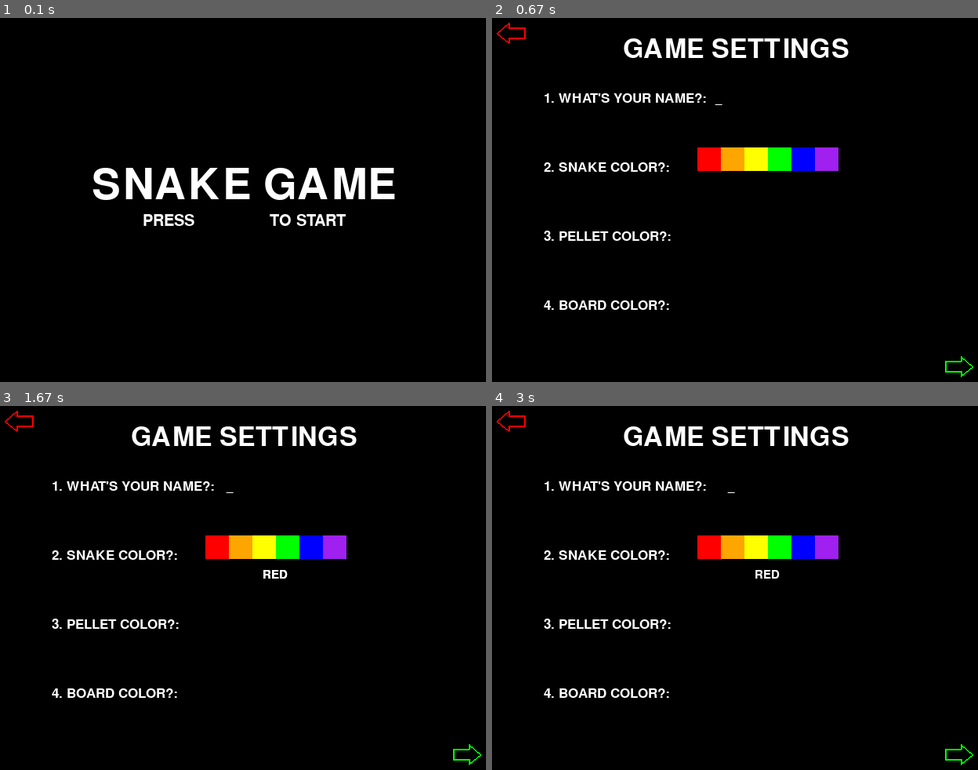
Above: before the commit, frames 1-4 (two rows, left to right).
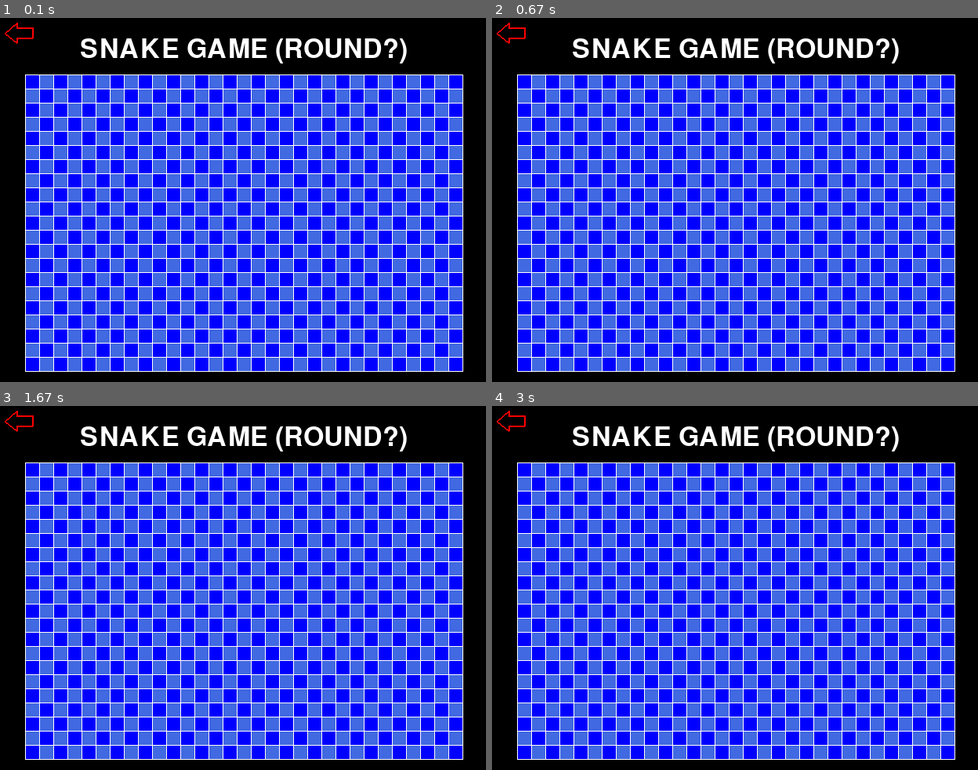
Above: after the commit, the same moments.

Repository: alexsavino/walmart_retro_snake
Game: pygame game, started from pygame_snake.py
Same seed, same stepped clock (60 frames per second), same inputs: the game is played once before the commit and once after it.
Inputs (mouse positions are in pixels of both pictures, inside the frame that each line leads up to):
- Up to frame 1 (0.1 s): no input
- Up to frame 2 (0.67 s): tap Space at 0.33 s
- Up to frame 3 (1.67 s): click (218, 547) at 0.72 s; tap Space at 1.07, 1.37 s; tap Backspace at 1.57 s
- Up to frame 4 (3 s): click (569, 708) at 1.95 s; tap Space at 2.3, 2.63, 2.93 s

The runs differ from the first frame. In frame 1, 75% of the frame differs, in the area x 0-96%, y 1-98%; in frame 2, 76%, in the area x 5-100%, y 5-99%; in frame 3, 76%; in frame 4, 76%.

Commit message:
update
this is the one that has information about the white lines throughout the snake board!

Diff:
--- a/pygame_snake.py
+++ b/pygame_snake.py
@@ -1,6 +1,13 @@
+#@@@@@@@@@@@@@@@@@@@@@@@@@@@@@@@@@@@@@@@@@@@@@@@@@@@@@@@@@@@@@@@@@@@@@@@@@@@@@@@@@@@@@@@@@@@@@@@@@@@@@@@@@@@@@@@@@@@@@@@@@@@@@@@@@@@@@@@@@@@@@
+# -*- coding: utf-8 -*-
+# @Date:    2023-05-23 12:07:44
+# @Author:  ALEXANDRA SAVINO
+# @Email:   avs2167@barnard.edu
+
 import pygame as pyg
 from pygame.locals import *
 import numpy as np
+import random as rand
 '''
 import sys
 sys.stdout = open('output.log', 'w')
@@ -21,7 +28,7 @@
 #PREVIOUS_PAGE = title_screen # is this format / connection builder im rly gonna use?
 
 
-
+#@@@@@@@@@@@@@@@@@@@@@@@@@@@@@@@@@@@@@@@@@@@@@@@@@@@@@@@@@@@@@@@@@@@@@@@@@@@@@@@@@@@@@@@@@@@@@@@@@@@@@@@@@@@@@@@@@@@@@@@@@@@@@@@@@@@@@@@@@@@@@
 # FUNCTIONS THAT RELATE THE SCREENS...
 def back_arrow():
     arrow_color = 'red'
@@ -80,11 +87,61 @@
         p1x, p1y = p2x, p2y
     return inside
 
-hovered_color = None
-# CREATING SCREEN CONDITIONS...
+
+def color_bar_caption(color, q_top):
+    color_width = 360
+    color_height_adj = 33
+    color_height = q_top + color_height_adj
+    color_rect = color.get_rect(center=(color_width, color_height))
+    screen.blit(color, color_rect)
+
+
+def color_bar_system(q_rect, q_top, line_identifier):
+    global hovered_colors
+
+    color_options = ['RED', 'ORANGE', 'YELLOW', 'GREEN', 'BLUE', 'PURPLE']
+
+    for color_index in range(len(color_options)):
+        # DRAWING THE COLORED RECTANGLES...
+        color_box_width = 30
+        color_box_x = q_rect.right + 30 + (color_index * color_box_width)
+        color_box_height_adj = -17
+        color_box_y = q_top + color_box_height_adj
+        given_box = pyg.Rect(color_box_x, color_box_y, color_box_width, color_box_width)
+        pyg.draw.rect(screen, color_options[color_index], given_box)
+
+        # TO SEE IF THE MOUSE IS HOVERING OVER EACH BOX...
+        if given_box.collidepoint(mouse_pos):
+            color = a_font.render(str(color_options[color_index]), True, gen_col)
+            color_bar_caption(color, q_top)
+            hovered_colors[line_identifier] = color_options[color_index]
+
+            # Draw rectangle around the hovered box
+            pyg.draw.rect(screen, gen_col, given_box, width=2)
+
+    if line_identifier in hovered_colors:
+        color = a_font.render(str(hovered_colors[line_identifier]), True, gen_col)
+        color_bar_caption(color, q_top)
+
+        # Draw rectangle around the last hovered box
+        last_hovered_box_index = color_options.index(hovered_colors[line_identifier])
+        last_hovered_box_x = q_rect.right + 30 + (last_hovered_box_index * color_box_width)
+        last_hovered_box_y = q_top + color_box_height_adj
+        last_hovered_box = pyg.Rect(last_hovered_box_x, last_hovered_box_y, color_box_width, color_box_width)
+        pyg.draw.rect(screen, gen_col, last_hovered_box, width=2)
+
+hovered_colors = {}
+
+
+
+
+#@@@@@@@@@@@@@@@@@@@@@@@@@@@@@@@@@@@@@@@@@@@@@@@@@@@@@@@@@@@@@@@@@@@@@@@@@@@@@@@@@@@@@@@@@@@@@@@@@@@@@@@@@@@@@@@@@@@@@@@@@@@@@@@@@@@@@@@@@@@@@
 # PRIMARY GAME LOOP...
 while True:
-#@@@@@@@@@@@@@@@@@@@@@@@@@@@@@@@@@@@@@@@@@@@@@@@@@@@@@@@@@@@@@@@@@@@@@@@@@@@@@@@@@@@@@@@@@@@@@@@@@@@@@@@@@@@@@@@@@@@@@@@@@@@@@@@@@@@@@@@@@@@@@
+    title_screen = False
+    option_screen = False
+    game_screen = True
+
     SPACE_timer = 0
 
     while title_screen:
@@ -111,11 +168,12 @@
         # TO MAKE THE 'SPACE' BLINK...
         SPACE_visible = True
         SPACE_timer += 1
-        time_not_visible = 700
-        time_visible = 2000
-        if SPACE_timer < time_not_visible:
+        time_not_visible = 825
+        time_visible = 700
+
+        if (SPACE_timer > time_visible) and (SPACE_timer < time_not_visible):
             SPACE_visible = not SPACE_visible
-        elif SPACE_timer >= time_visible:
+        elif SPACE_timer >= time_not_visible:
             SPACE_timer = 0
 
         if SPACE_visible:
@@ -155,7 +213,7 @@
         pyg.display.set_caption("Game Settings")
         mouse_pos = pyg.mouse.get_pos()
 
-        # TO CREATE BACK-BUTTON!
+        # TO CREATE SCREEN-BUTTONS!
         back_arrow_polygon_option = back_arrow()
         forward_arrow_polygon_option = forward_arrow()
 
@@ -166,11 +224,10 @@
         option_title_rect = option_title.get_rect(center=(width//2,option_title_height))
         screen.blit(option_title, option_title_rect)
 
+
         space_between_questions = 88
-
         #------------------------------------------------------------------------------------------------------------------
         # PREFERENCE 1: NAME
-
 
         # TO POSITION BOTH QUESTION / ANSWER...
         q_left, q_top = 75, 100
@@ -182,7 +239,6 @@
         a_surface = a_font.render(username, True, gen_col)
         a_rect = a_surface.get_rect(topleft=(a_left, a_top))
         screen.blit(a_surface, a_rect)
-
 
         # TO MAKE THE CURSOR BLINK...
         cursor_timer += 1
@@ -203,48 +259,7 @@
         snake_q_surface = q_font.render(snake_color_question, True, gen_col)
         snake_q_rect = snake_q_surface.get_rect(topleft=(snake_q_left,snake_q_top))
         screen.blit(snake_q_surface,snake_q_rect)
-
-
-
-        def color_bar_caption(snake_color):
-            snake_color_width = 360
-            snake_color_height_adj = 33
-            snake_color_height = snake_q_top + snake_color_height_adj
-            snake_color_rect = snake_color.get_rect(center=(snake_color_width,snake_color_height))
-            screen.blit(snake_color, snake_color_rect)
-
-        def color_bar_system():
-
-            global hovered_color
-
-            color_options = ['RED','ORANGE','YELLOW','GREEN','BLUE','PURPLE']
-
-            for color_index in range(len(color_options)):
-                # DRAWING THE COLORED RECTANGLES...
-                color_box_width = 30
-                color_box_x = snake_q_rect.right + 30 + (color_index * color_box_width)
-                color_box_height_adj = -17
-                color_box_y = snake_q_top + color_box_height_adj
-                given_box = pyg.Rect(color_box_x,color_box_y,
-                    color_box_width,color_box_width)
-                pyg.draw.rect(screen, color_options[color_index], given_box)
-
-                # TO SEE IF THE MOUSE IS HOVERING OVER EACH BOX...
-                if given_box.collidepoint(mouse_pos):
-                    snake_color = a_font.render(str(color_options[color_index]),
-                        True, gen_col)
-                    color_bar_caption(snake_color)
-                    hovered_color = color_options[color_index]
-
-            if hovered_color:
-                snake_color = a_font.render(str(hovered_color), True, gen_col)
-                color_bar_caption(snake_color)
-
-                #pyg.draw.rect(screen, gen_col, given_box, width=2)
-
-        color_bar_system()
-
-
+        color_bar_system(snake_q_rect,snake_q_top,'snake')
 
         #------------------------------------------------------------------------------------------------------------------
         # PREFERENCE 4: PELLET COLOR
@@ -252,6 +267,7 @@
         pellet_q_surface = q_font.render(pellet_color_question, True, gen_col)
         pellet_q_rect = pellet_q_surface.get_rect(topleft=(pellet_q_left,pellet_q_top))
         screen.blit(pellet_q_surface,pellet_q_rect)
+        color_bar_system(pellet_q_rect,pellet_q_top,'pellet')
 
         #------------------------------------------------------------------------------------------------------------------
         # PREFERENCE 3: BOARD COLOR
@@ -259,29 +275,20 @@
         board_q_surface = q_font.render(board_color_question, True, gen_col)
         board_q_rect = board_q_surface.get_rect(topleft=(board_q_left,board_q_top))
         screen.blit(board_q_surface,board_q_rect)
-
-
-
+        color_bar_system(board_q_rect,board_q_top,'board')
 
 
         # EVENTS CATCHER...
         for event in pyg.event.get():
-            if event.type == pyg.QUIT:
+            if (event.type == pyg.QUIT):
                 pyg.quit()
             # TO ENTER USERNAME...
             elif event.type == KEYDOWN:
-                if event.key == K_BACKSPACE:
+                if (event.key == K_BACKSPACE):
                     username = username[:-1]
-                # THIS COULD USE SOME CLEANING UP!!
-                elif event.key == K_RETURN:
-                    username = username.rstrip()
-                    pyg.display.set_caption("{}'s Game Settings".format(username))
-                # THIS COULD USE SOME CLEANING UP!!
-                # 1. can't let users enter tabs -- results in something weird
-                # 2. should be a reasonable length check
-                # 3. ...
+
                 elif event.unicode.isalpha() or event.unicode.isspace():
-                    if event.unicode != '\t':
+                    if (event.unicode != '\t') and (event.key != 13) and (len(username) < 20):
                         username += event.unicode
             # WHAT HAPPENS WHEN THE MOUSE IS CLICKED...
             elif (event.type == MOUSEBUTTONDOWN) and (event.button == 1):
@@ -295,25 +302,85 @@
                     game_screen = True
                     option_screen = False
                     break
-            # WHAT HAPPENS WHEN YOU CLICK ON THE COLOR BOXES?
-            # ...
 
         pyg.display.flip()
 
+    username = username.strip()
 
 # maybe i can make it so that when you do hit enter on your name quotes appear?
-#   maybe a color change? put a white box around it? something to differentiate
+#   maybe a color change? put a white box ar    ound it? something to differentiate
 #   how could you go back and edit it yourself?
 
 
 #@@@@@@@@@@@@@@@@@@@@@@@@@@@@@@@@@@@@@@@@@@@@@@@@@@@@@@@@@@@@@@@@@@@@@@@@@@@@@@@@@@@@@@@@@@@@@@@@@@@@@@@@@@@@@@@@@@@@@@@@@@@@@@@@@@@@@@@@@@@@@
+    # TO CREATE MAC DISPLAY NAME IN THE CASE OF NO USERNAME...
+    animal_list = ['Fox','Robin','Chipmunk','Squirrel','Deer']
+    anonymous_username = pyg.display.set_caption("Anonymous {}'s Snake Game".format(rand.choice(animal_list)))
+
+    TEST_USER_COLOR = 'red'
+
     while game_screen:
         screen.fill('black')
         mouse_pos = pyg.mouse.get_pos()
 
-        # TEST_USERNAME // TEST_USERNAME // TEST_USERNAME // TEST_USERNAME
-        TEST_USERNAME = 'Alex'
-        pyg.display.set_caption("{}'s Snake Game".format(TEST_USERNAME))
+        # TO CREATE MAC DISPLAY NAME...
+        if username == "":
+            anonymous_username
+        else:
+            pyg.display.set_caption("{}'s Snake Game".format(username))
+
+        # TO CREATE SCREEN-BUTTONS!
+        back_arrow_polygon_option = back_arrow()
+        #forward_arrow_polygon_option = forward_arrow()
+
+        # SCREEN TITLE...
+        game_title_font = pyg.font.Font(None,50)
+        game_title = game_title_font.render("SNAKE GAME (ROUND?)", True, gen_col)
+        game_title_height = 46
+        game_title_rect = game_title.get_rect(center=(width//2,game_title_height))
+        screen.blit(game_title, game_title_rect)
+
+
+
+        square_size = 18
+        row_span = (width-75)
+        col_span = (height-100)
+        num_rows = col_span // square_size
+        num_cols = row_span // square_size
+
+        # Define the two colors for the checkered pattern
+        color1 = 'blue'
+        color2 = 'royalblue'
+
+        #print('width: ', width)
+        #print('row_span: ', row_span)
+        board_x = (width - (num_cols * square_size)) / 2
+        board_y = 78
+
+        # Loop over the rows and columns to draw the squares
+        for row in range(num_rows):
+
+            for col in range(num_cols):
+                x = board_x + (col * square_size)
+                y = board_y + (row * square_size)
+                color = color1 if (row + col) % 2 == 0 else color2
+                pyg.draw.rect(screen, color, (x, y, square_size, square_size))
+
+        #'''
+        for row in range(num_rows+1):
+            # TO DRAW HORIZONTAL WHITE LINES...
+            x_i = board_x
+            y = board_y + (row * square_size)
+            x_f = width - board_x
+            pyg.draw.line(screen, gen_col, (x_i,y),(x_f,y), width=1)
+
+            for col in range(num_cols+1):
+                # TO DRAW VERTICAL WHITE LINES...
+                x = board_x + (col * square_size)
+                y_i = board_y
+                y_f = board_y + (row * square_size)
+                pyg.draw.line(screen, gen_col ,(x,y_i),(x,y_f), width=1)
+        #'''
 
 
         # EVENTS CATCHER...
@@ -321,7 +388,14 @@
             if event.type == pyg.QUIT:
                 pyg.quit()
             # WHAT HAPPENS IF BACK-BUTTON IS PRESSED...
-            # ...
+            elif (event.type == MOUSEBUTTONDOWN) and (event.button == 1):
+                if is_inside_arrow(mouse_pos, back_arrow_polygon_option):
+                # 1. 'are you sure you wanna quit the game?' y/n
+                #   (and it PAUSES YOUR GAME)
+                # 2.
+                    option_screen = True
+                    game_screen = False
+                    break
 
         pyg.display.flip()
 
